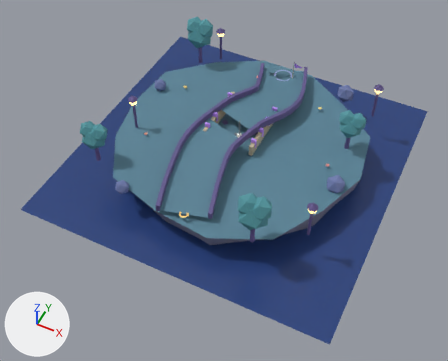
An edit to the glTF model ui/3d/minigolf/course-15.glb, drawn before and after from the same camera.
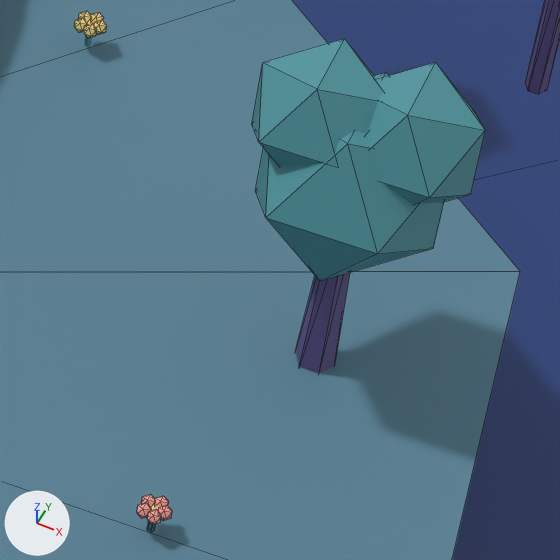
The first picture shows the older version from a 50 mm camera at (7.3, -15.94, 17.01) aimed at (0.13, -1.6, -0.91). The close-ups show the older and then the newer version on the part from 69% to 84% of the width and 29% to 47% of the height of that picture. Only the edits that show in the close-ups are written down. Lighting does not change. The marker at lower left points along +X, +Y and +Z. The close-ups show mesh edges as thin lines.

Before the edit, the objects in view are built like this:
```python
me_faceted_canopy_mesh_102 = bpy.data.meshes.new('faceted-canopy-mesh.102')
me_faceted_canopy_mesh_102.from_pydata(...)  # an icosphere of 20 faces spanning x 3.541..4.359, y 0.891..1.709, z 0.714..1.531
me_faceted_canopy_mesh_102.materials.append(mat_minigolf_leaf_night)  # cyan #50959e
me_faceted_canopy_mesh_103 = bpy.data.meshes.new('faceted-canopy-mesh.103')
me_faceted_canopy_mesh_103.from_pydata(...)  # an icosphere of 20 faces spanning x 3.47..4.05, y 1.01..1.59, z 1.127..1.707
me_faceted_canopy_mesh_103.materials.append(mat_minigolf_leaf_night)  # cyan #50959e
me_lantern_post_mesh_014 = bpy.data.meshes.new('lantern-post-mesh.014')
me_lantern_post_mesh_014.from_pydata(...)  # a 6-sided cylinder along z spanning x 4.225..4.335, y 3.502..3.598, z -0.04..1.32
me_lantern_post_mesh_014.materials.append(mat_minigolf_wood_night)  # blue #61558b
ob_faceted_canopy_102 = bpy.data.objects.new('faceted-canopy.102', me_faceted_canopy_mesh_102)
ob_faceted_canopy_102.location = (0.0, 0.0, 0.0)
ob_faceted_canopy_103 = bpy.data.objects.new('faceted-canopy.103', me_faceted_canopy_mesh_103)
ob_faceted_canopy_103.location = (0.0, 0.0, 0.0)
ob_lantern_post_014 = bpy.data.objects.new('lantern-post.014', me_lantern_post_mesh_014)
ob_lantern_post_014.location = (0.0, 0.0, 0.0)
# also in view: 'water-plane.014' at (0.0, 0.0, -1.15); 'garden-tree-trunk.034' at (3.95, 1.3, 0.49); 'island-turf-edge.014' at (0.04, 0.04, -0.04); 'faceted-canopy.104' at (4.15, 1.36, 1.37)
```
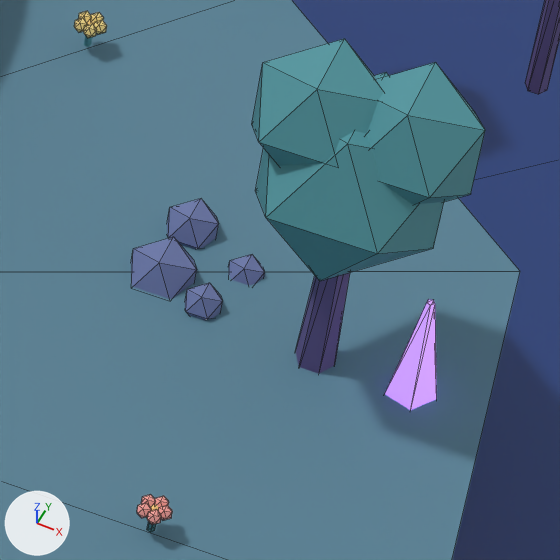
Where the change shows, as pixel boxes (x1, y1, x2, y2) in the close-ups (560 x 560 px):
'deco-shard.007', added (purple): after (385, 299, 437, 410)
'deco-pebble.226', added (blue): after (131, 237, 197, 299)
'deco-pebble.225', added (blue): after (167, 199, 219, 249)
'deco-pebble.227', added (blue): after (185, 283, 222, 320)
'deco-pebble.224', added (blue): after (229, 254, 265, 285)

The change, as a diff of the scene's bpy script:
```diff
--- a/ui/3d/minigolf/course-15.glb.py
+++ b/ui/3d/minigolf/course-15.glb.py
@@ mat_minigolf_deco_shard_glow_night @@
+mat_minigolf_deco_shard_glow_night = principled_material('minigolf-deco-shard-glow-night')
+mat_minigolf_deco_shard_glow_night.base_color = (0.52, 0.28, 0.92)  # purple #bf90f6
+mat_minigolf_deco_shard_glow_night.roughness = 0.3
+mat_minigolf_deco_shard_glow_night.emission_color = (0.468, 0.252, 0.828)  # purple #b689eb
+mat_minigolf_deco_shard_glow_night.emission_strength = 1.0
@@ me_deco_shard_mesh_007 @@
+me_deco_shard_mesh_007.from_pydata(...)  # a 5-sided cut cone along z (radius 0.13 at the low end, 0.02 at the high end) spanning x 4.295..4.53, y 1.176..1.424, z -0.04..0.56
+me_deco_shard_mesh_007.materials.append(mat_minigolf_deco_shard_glow_night)  # purple #bf90f6, glowing purple #b689eb
@@ me_deco_pebble_mesh_227 @@
+me_deco_pebble_mesh_227.from_pydata(...)  # an icosphere of 20 faces spanning x 3.299..3.469, y 1.3..1.471, z -0.055..0.115
+me_deco_pebble_mesh_227.materials.append(mat_minigolf_rock_night)  # blue #6c79aa
@@ me_deco_pebble_mesh_226 @@
+me_deco_pebble_mesh_226.from_pydata(...)  # an icosphere of 20 faces spanning x 2.991..3.297, y 1.361..1.667, z -0.153..0.153
+me_deco_pebble_mesh_226.materials.append(mat_minigolf_rock_night)  # blue #6c79aa
@@ me_deco_pebble_mesh_225 @@
+me_deco_pebble_mesh_225.from_pydata(...)  # an icosphere of 20 faces spanning x 3.048..3.286, y 1.717..1.955, z -0.089..0.149
+me_deco_pebble_mesh_225.materials.append(mat_minigolf_rock_night)  # blue #6c79aa
@@ me_deco_pebble_mesh_224 @@
+me_deco_pebble_mesh_224.from_pydata(...)  # an icosphere of 20 faces spanning x 3.402..3.572, y 1.594..1.764, z -0.085..0.085
+me_deco_pebble_mesh_224.materials.append(mat_minigolf_rock_night)  # blue #6c79aa
@@ ob_deco_shard_007 @@
+ob_deco_shard_007 = bpy.data.objects.new('deco-shard.007', me_deco_shard_mesh_007)
+ob_deco_shard_007.location = (0.0, 0.0, 0.0)
@@ ob_deco_pebble_227 @@
+ob_deco_pebble_227 = bpy.data.objects.new('deco-pebble.227', me_deco_pebble_mesh_227)
+ob_deco_pebble_227.location = (0.0, 0.0, 0.0)
@@ ob_deco_pebble_226 @@
+ob_deco_pebble_226 = bpy.data.objects.new('deco-pebble.226', me_deco_pebble_mesh_226)
+ob_deco_pebble_226.location = (0.0, 0.0, 0.0)
@@ ob_deco_pebble_225 @@
+ob_deco_pebble_225 = bpy.data.objects.new('deco-pebble.225', me_deco_pebble_mesh_225)
+ob_deco_pebble_225.location = (0.0, 0.0, 0.0)
@@ ob_deco_pebble_224 @@
+ob_deco_pebble_224 = bpy.data.objects.new('deco-pebble.224', me_deco_pebble_mesh_224)
+ob_deco_pebble_224.location = (0.0, 0.0, 0.0)
```
